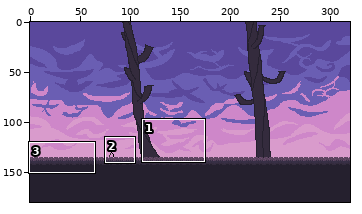
Pixel-art file, stored at Assets/Graphics/Sketches/sketch.ase. Above, an overview of the earlier version with the close-up marked.
Close-up. Before the edit:
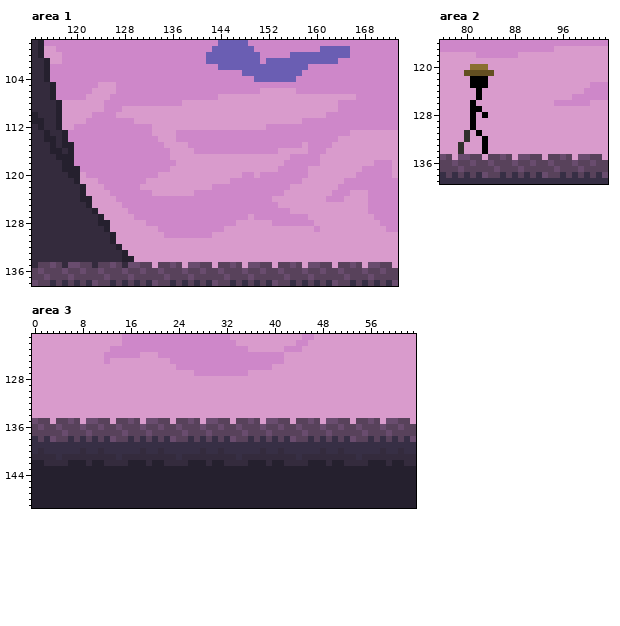
320x180 pixels, 1 frame. Colours within 5 levels of each other are drawn and written as one. Shown: area 1: x 113..173, y 98..138; area 2: x 76..103, y 116..139; area 3: x 0..63, y 121..149.
The same view after the edit:
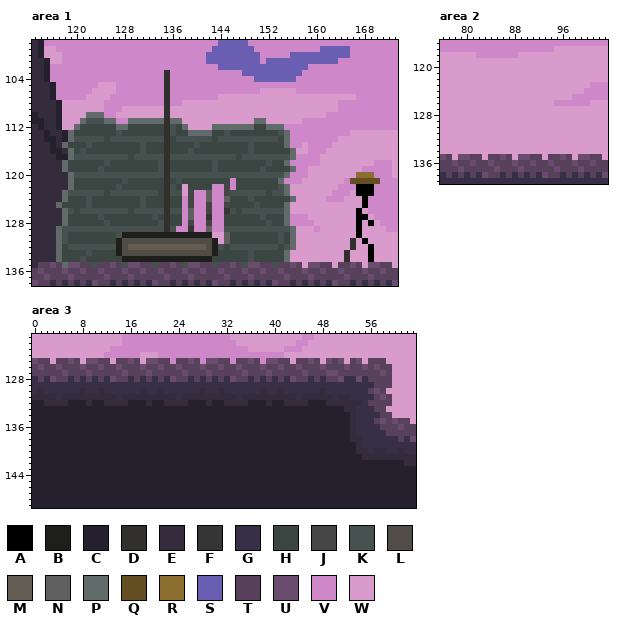
Palette (. is transparent): A #000000  B #1e1e1a  C #25202e  D #31302c  E #342b3d  F #353535  G #372f45  H #3b4542  J #454545  K #46504f  L #504d46  M #635d54  N #5f5f5f  P #606b6a  Q #634f21  R #8a6f30  S #6a5eb3  T #58425b  U #694c6e  V #ce87c9  W #d99bcc
The exact change:
layer "backtiles" added
layer "fronttiles" added
layer "stuff" added
layer "jeff" added
layer "mid" removed
Changed rows in their new state; - is an unchanged pixel.
Area 1, layers "jeff", "stuff", "backtiles":
first column x 117:
103 ------------------D-----------------------------------
104 ------------------D-----------------------------------
105 ------------------D-----------------------------------
106 ------------------D-----------------------------------
107 ------------------D-----------------------------------
108 ------------------D-----------------------------------
109 ------------------D-----------------------------------
110 -----PPP----------D-----------------------------------
111 ----PKKKPP--PPPPPPDPP------------PP-------------------
112 ---PHHHHHHPPHHHHHHDKHP----PPPPPPPHHPPP----------------
113 --PHHHHHHHKHHHHHHHDKHHPPPPHHKHHHHHHHHKP---------------
114 --PKKKKKHKKKKKKKKKDHKKKKKKHKKKKKKKKKKHP---------------
115 -PHHHKHHHHHHHHKHHHDHHHHKHHHHHHHHKHHHHHP---------------
116 --PHKHHHHHHHHHKHHHDHHHKHHHHHHHHHKHHHHHHP--------------
117 --PKKKKKKKKKHKKKKKDKKKKKKKKKKKHKKKKKKKKP--------------
118 -PHHHHHHKHHHHHHHHKDHHHHHHHKHHHHHHHHKHHP---------------
119 -PHHHHHKHHHHHHHHHKDHHHHHHHKHHHHHHHKHHHHP--------------
120 --PKKKKKKKKKKKKKKKDKKKKKKKKKKKKKKKKKKKP-----------RRR-
121 --PHHHHHHHHKHHHHHHDHKHHHHHHHH-HHHHHHHP-----------QQQQQ
122 --PHHHHHHHKHHHHHHHDKH-HHHH--J-HHHHHHHKP-----------AAA-
123 -PKKKKKKHKKKKKKKKHDKK-J--N--JKKKKKKHKKP-----------AAA-
124 -PHHHKHHHHHHHHKHHHDHH-J--N--NHHHKHHHHHHP-----------A--
125 PHHHHKHHHHHHHHKHHHDHH-J--J--JHHHHKHHHHP------------A--
126 -PKHKKKKKKKKHKKKKKDKK-N--J--FKHKKKKKKKP-----------A---
127 -PHHHHHKHHHHHHHHKHDHH-N--F--HHHHHHKHHHP-----------AA--
128 -PHHHHHHKHHHHHHHHKDHH-J--J--HHHHHHHKHHP-----------A-A-
129 PKKKKKKKKKKKKKKKKKDK--F--N--KKKKKKKKKKKP----------A---
130 PKHHHHHHHHKBBBBBBBBBBBBBBB--NHHHHHHHHKHP----------A---
131 PKHHHHHHHHBLLLLLLLLLLLLLLLB-NHHHHHHHHKHP---------D-A--
132 PHKKKKKKKKBLMMMMMMMMMMMMMLBKHKKKKKKKKHKP---------D--A-
133 PHHHHKHHHHBLLLLLLLLLLLLLLLBHHHHHKHHHHHP---------D---A-
134 PHHHKHHHHHHBBBBBBBBBBBBBBBHHHHHHKHHHHHP---------D---A-
135 -P----K----K----K----K----K----K----K-----------------
Area 2:
first column x 79:
120 --WWW-
121 -WWWWW
122 --WWW-
123 --WWW-
124 ---W--
125 ---W--
126 --W---
127 --WW--
128 --W-W-
129 --W---
130 --W---
131 -W-W--
132 -W--W-
133 W---W-
134 W---W-
Area 3, layer "fronttiles":
first column x 0:
125 UTT-TTUT-UUTT-TTUT-UUTT-TTUT-UUTT-TTUT-UUTT-TTUT-UTU-TU-TTT-
126 TUTTUTTTUTTUTTUTTTUTTUTTUTTTUTTUTTUTTTUTTUTTUTTTUTTTUTTUTUTT
127 TTTTTUTTTUTTTTTUTTTUTTTTTUTTTUTTTTTUTTTUTTTTTUTTTUUTTTTTTTUT
128 GTGUTTGTGTGTGUTTGTGTGTGUTTGTGTGTGUTTGTGTGTGUTTGTGTTUGGUGTTTT
129 GGGGGGGGGGGGGGGGGGGGGGGGGGGGGGGGGGGGGGGGGGGGGGGGGGGGGGGGGTTT
130 GEGGGGGGEGGEGGGGGGEGGEGGGGGGEGGEGGGGGGEGGEGGGGGGEGGGGGGGTUT-
131 EEEEGEEEEEEEEEGEEEEEEEEEGEEEEEEEEEGEEEEEEEEEGEEEEEGEEGGGGTUT
132 CCEEEECCCECCEEEECCCECCEEEECCCECCEEEECCCECCEEEECCCEEEEEEGTTTT
133 CCCCCCCCCCCCCCCCCCCCCCCCCCCCCCCCCCCCCCCCCCCCCCCCCCCCEEGGGTT-
134 CCCCCCCCCCCCCCCCCCCCCCCCCCCCCCCCCCCCCCCCCCCCCCCCCCCCCEGGGGTT
135 CCCCCCCCCCCCCCCCCCCCCCCCCCCCCCCCCCCCCCCCCCCCCCCCCCCCCEGGG-UT
136 CCCCCCCCCCCCCCCCCCCCCCCCCCCCCCCCCCCCCCCCCCCCCCCCCCCCCEGGGGT-
137 CCCCCCCCCCCCCCCCCCCCCCCCCCCCCCCCCCCCCCCCCCCCCCCCCCCCCEGGGGGT
138 CCCCCCCCCCCCCCCCCCCCCCCCCCCCCCCCCCCCCCCCCCCCCCCCCCCCCEEG-G-G
139 CCCCCCCCCCCCCCCCCCCCCCCCCCCCCCCCCCCCCCCCCCCCCCCCCCCCCCE-----
140 CCCCCCCCCCCCCCCCCCCCCCCCCCCCCCCCCCCCCCCCCCCCCCCCCCCCCCEE-E--
141 CCCCCCCCCCCCCCCCCCCCCCCCCCCCCCCCCCCCCCCCCCCCCCCCCCCCCCC-----
142 --CCCC---C--CCCC---C--CCCC---C--CCCC---C--CCCC---C--CCCC---C
Where, in picture pixels (left, top, right, bottom), the same in both close-ups:
changed: (56, 70, 296, 268)
changed: (344, 172, 380, 262)
changed: (458, 64, 494, 154)
changed: (32, 358, 392, 466)
